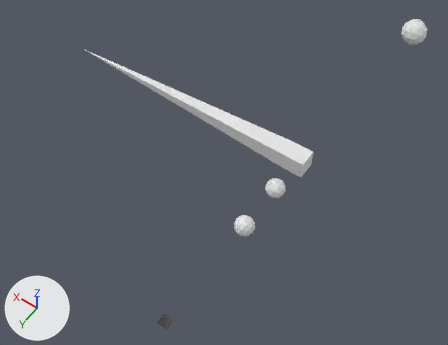
One commit to the Blender file TL.blend: the scene before it, then after it.
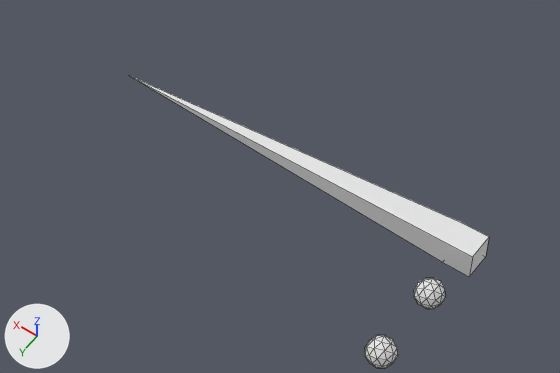
The first picture shows the older version from a 50 mm lens placed at (-16.6, 35.9, 47.7), pointed at (6.6, 3.4, -3.3). The close-ups show the older and then the newer version on the part from 0% to 80% of the width and 0% to 69% of the height of that picture. Only the edits that show in the close-ups are written down. The axes (+X, +Y, +Z) are drawn at lower left. The lights are the same throughout. The close-ups show mesh edges as thin lines.

Names of what the first close-up shows: 'Cube', 'ICO球', 'ICO球.002'.
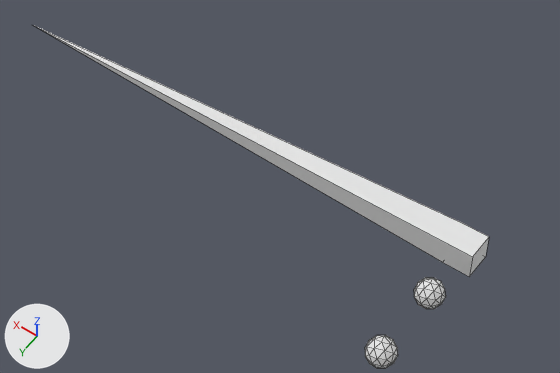
Boxes [x1, y1, x2, y2] around the edits, measured in the close-ups (560 x 373 px):
'Cube', reshaped (26% wider, 24% taller)
    before: [130, 76, 489, 277]
    after: [37, 27, 489, 277]

The edits, one by one:
me_cube is used by ob_cube; location (0.0, 0.0, 0.0).
me_cube had 8 vertices, 6 faces and spanned x -1.0..28.0, y -1.0..1.0, z -1.0..1.0.
me_cube now has 8 vertices, 6 faces and spans x -1.0..38.0, y -1.0..1.0, z -1.0..1.0.
Part 1, on me_cube:
Vertex 0 of me_cube moves from (28.0, 1.0, 1.0) at pixel (128, 75) to (38.0, 1.0, 1.0).
